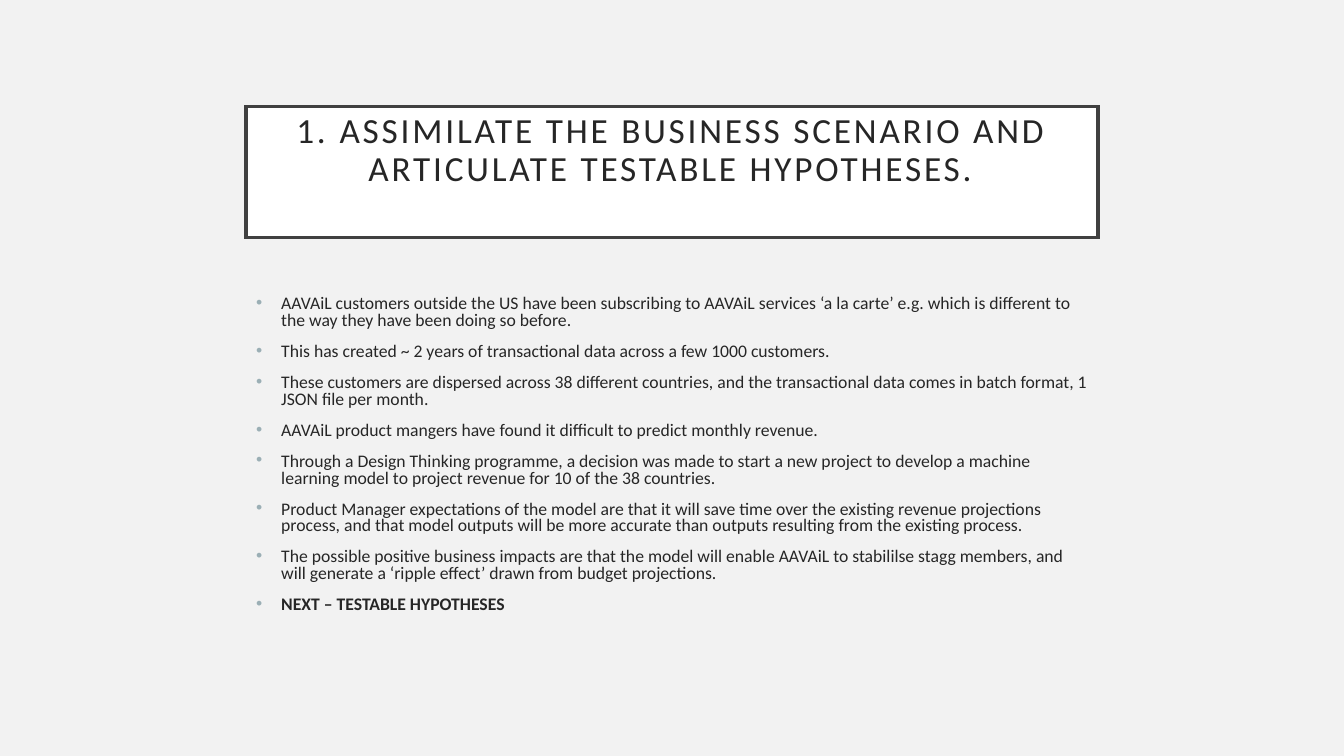
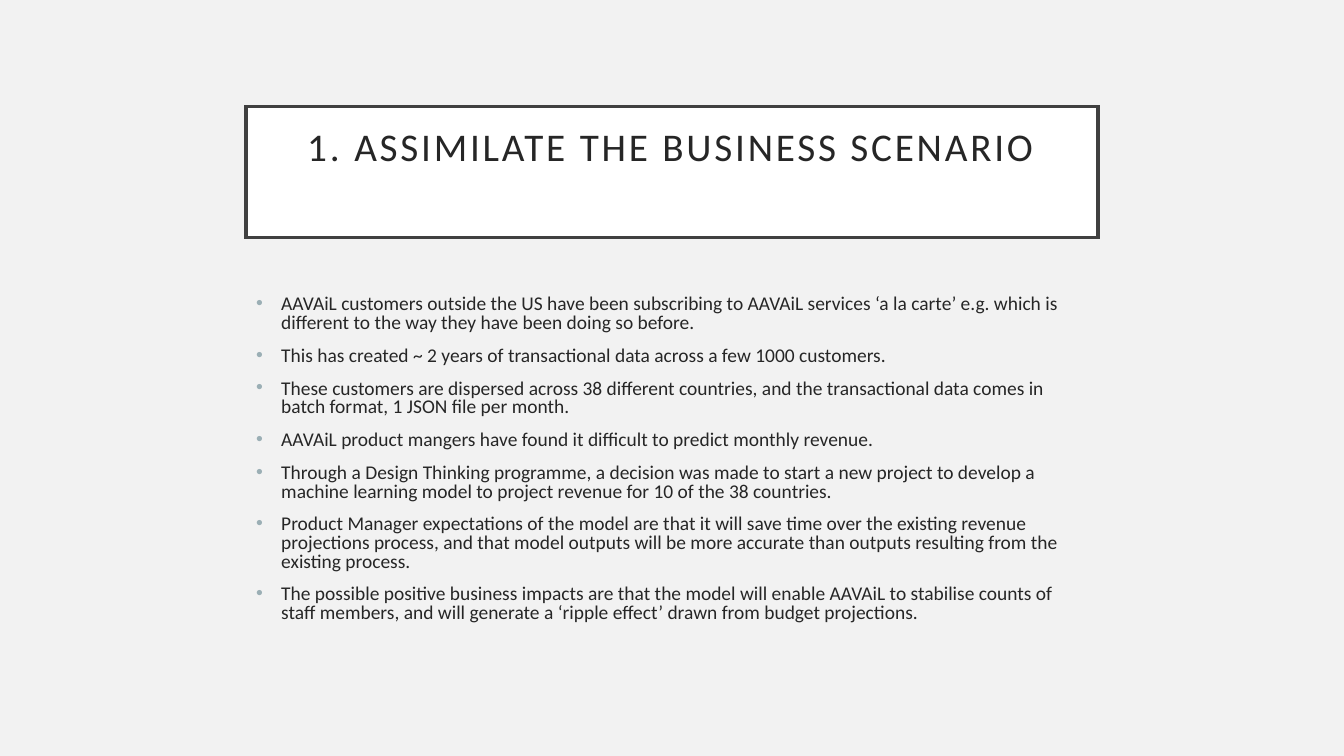
Before and after one commit to richardcure/capstone, a slide deck: slide 3 of Part 1 Data Investigation/AAVAiL Revenue Prediction - Data Investigation Summary.pptx. Drawn at 1344x756 pixels with LibreOffice and Linux fonts; fonts in the diff are those of the drawing. Boxes give left, top, right and bottom in pixels: in the first picture for what was removed or moved away, otherwise in the second. Text is boxed around its words. In the diff, an @@ line names an element or a change of style, - is before the commit and + after.

Commit message:
Hypotheses and ideal data added

```diff
--- a/Part 1 Data Investigation/AAVAiL Revenue Prediction - Data Investigation Summary.pptx
+++ b/Part 1 Data Investigation/AAVAiL Revenue Prediction - Data Investigation Summary.pptx
@@ title at [307, 135, 1032, 162]: text changed; size 25.2 to 28 pt @@
-1. ASSIMILATE THE BUSINESS SCENARIO AND ARTICULATE TESTABLE HYPOTHESES.
+1. ASSIMILATE THE BUSINESS SCENARIO
@@ text at [281, 296, 1057, 572]: size 12.6 to 13.9 pt in "AAVAiL customers outside the US have been ...", "This has created ~ 2 years of ...", "These customers are dispersed across 38 different ...", "AAVAiL product mangers have found it difficult ..." and 2 more places @@
@@ text at [281, 586, 1052, 623]: text changed; size 12.6 to 13.9 pt @@
-• The possible positive business impacts are that the model will enable AAVAiL to stabililse stagg members, and will generate a ‘ripple effect’ drawn from budget projections.
-• NEXT – TESTABLE HYPOTHESES
+• The possible positive business impacts are that the model will enable AAVAiL to stabilise counts of staff members, and will generate a ‘ripple effect’ drawn from budget projections.
```
Also in this commit, not shown: 1 other slide changed.
